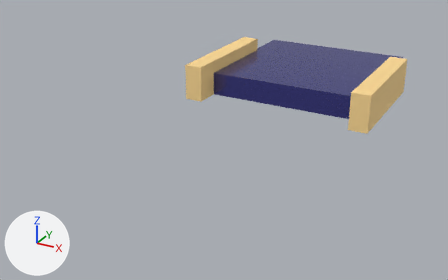
One commit to the glTF model public/assets/pusher.glb: the scene before it, then after it.
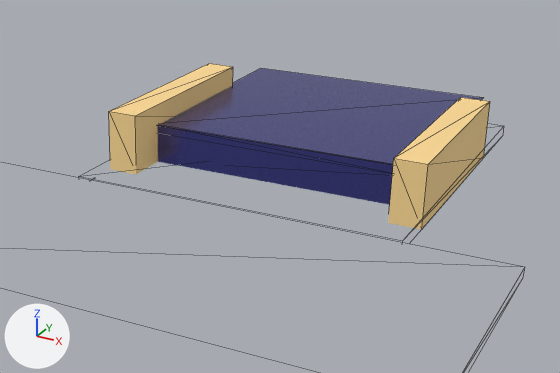
Each version appears first whole from a camera (50 mm lens) standing at (0.891, -2.16, 0.996) and looking at (-0.128, -0.306, 0.07), and next in a close-up on the part from 27% to 100% of the width and 0% to 78% of the height. The axes (+X, +Y, +Z) are drawn at lower left. The lights are the same throughout. The close-ups show mesh edges as thin lines. Vertices at the same position are counted once.

In view in the first close-up: 'door', 'floor-back', 'floor-front', 'platform-top', 'wall-left', 'wall-right'.
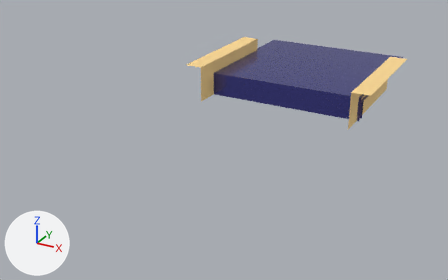
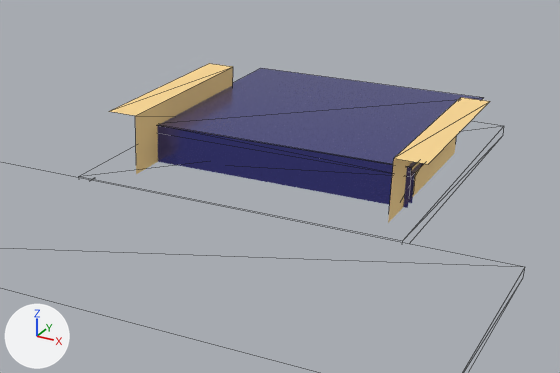
What the commit changed:
me_wall_left has 8 vertices, 10 faces and spans x -0.37..-0.3, y -0.18..0.32, z 0.15..0.29.
me_wall_left is used by ob_wall_left; location (0.0, 0.0, 0.0).
Verts and faces of me_wall_left; kept vertices keep their numbers, new ones are numbered from 8.
Before the commit, vertices of me_wall_left: 0 (-0.37, -0.18, 0.15), 1 (-0.37, -0.18, 0.29) at pixel (108, 111), 2 (-0.37, 0.32, 0.15), 3 (-0.37, 0.32, 0.29) at pixel (209, 63), 4 (-0.3, -0.18, 0.15).
Before the commit, vertices of me_wall_left: 5 (-0.3, -0.18, 0.29) at pixel (135, 115), 6 (-0.3, 0.32, 0.15), 7 (-0.3, 0.32, 0.29) at pixel (233, 66).
Part 1, on me_wall_left:
Vertices deleted: 0, 2 (with the faces that use them).
Faces deleted: (1, 4, 5).
me_wall_right has 8 vertices, 10 faces and spans x 0.3..0.37, y -0.18..0.32, z 0.15..0.29.
me_wall_right is used by ob_wall_right; location (0.0, 0.0, 0.0).
Verts and faces of me_wall_right; kept vertices keep their numbers, new ones are numbered from 8.
Before the commit, vertices of me_wall_right: 0 (0.3, -0.18, 0.15), 1 (0.3, -0.18, 0.29) at pixel (393, 158), 2 (0.3, 0.32, 0.15), 3 (0.3, 0.32, 0.29) at pixel (460, 97), 4 (0.37, -0.18, 0.15) at pixel (421, 229).
Before the commit, vertices of me_wall_right: 5 (0.37, -0.18, 0.29) at pixel (428, 164), 6 (0.37, 0.32, 0.15) at pixel (483, 157), 7 (0.37, 0.32, 0.29) at pixel (490, 101).
Part 2, on me_wall_right:
Vertices deleted: 4, 6 (with the faces that use them).
Faces deleted: (2, 3, 7).

Changed parts and their boxes [x1, y1, x2, y2] in the close-ups (560 x 373 px):
'wall-right', reshaped
    before: [389, 97, 490, 227]
    after: [389, 97, 490, 211]
part 1 of me_wall_left, deleted (brown)
    before: [109, 112, 136, 164]
part 2 of me_wall_right, deleted (brown)
    before: [389, 102, 490, 227]
